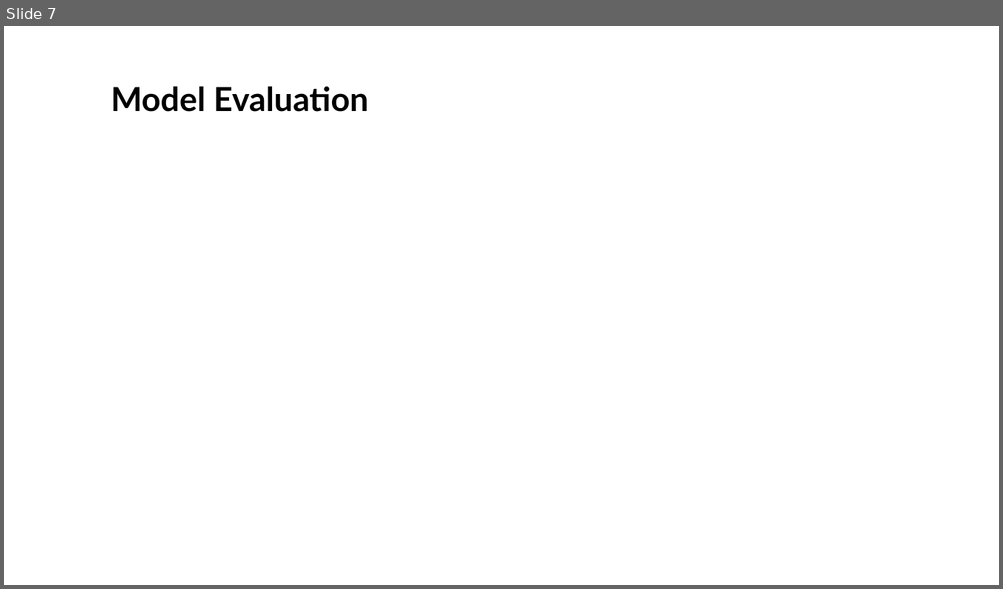
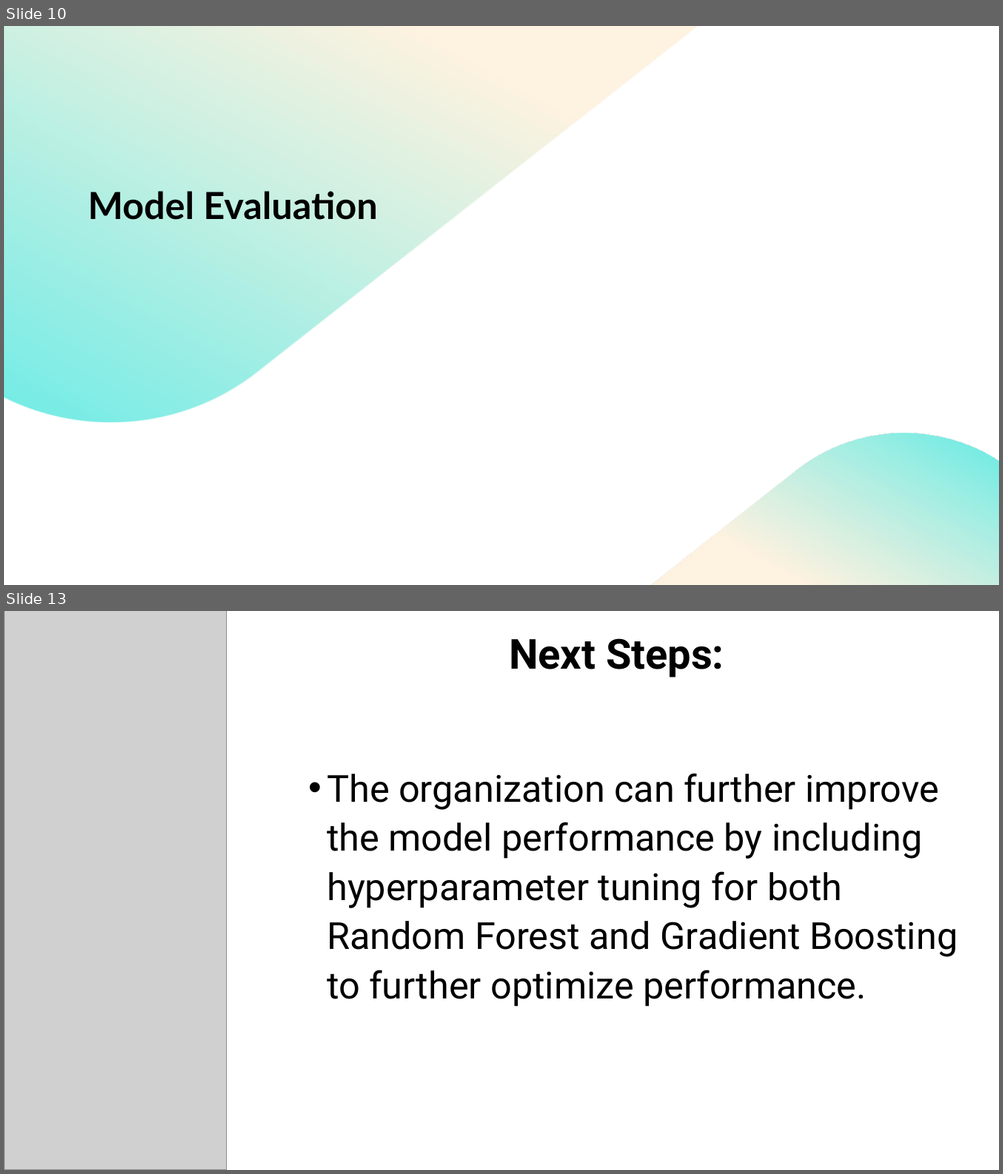
Before and after one commit to DanielKithinji/Phase-3-Data-Science-Project, a slide deck: Customer Churn rate Prediction Model for SyriaTel Company.pptx. Shown one above the other, each under a label of ours: slide 7 before the commit, slides 10 and 13 after it; the slides between them are not shown. The pictures are 1003x589 and 1003x1174 pixels, drawn with LibreOffice and Linux fonts; fonts in the diff are those of the drawing; grey boxes stand for pictures; background and template pictures are left out. Boxes give left, top, right and bottom in pixels: in the first picture for what was removed or moved away, otherwise in the second. Text is boxed around its words. In the diff, an @@ line names an element or a change of style, - is before the commit and + after.

```diff
--- a/Customer Churn rate Prediction Model for SyriaTel Company.pptx
+++ b/Customer Churn rate Prediction Model for SyriaTel Company.pptx
@@ slide 13 added at [4, 611, 999, 1170], background #FFFFFF @@
@@ picture added at [4, 611, 226, 1170] @@
@@ title added at [509, 638, 724, 678], 40 pt, text #000000, bold @@
+Next Steps:
@@ text added at [327, 773, 958, 1007], 36 pt, text #000000 @@
+• The organization can further improve the model performance by including hyperparameter tuning for both Random Forest and Gradient Boosting to further optimize performance.
@@ what was slide 7 is now slide 10 @@
@@ slide 10 changed as well @@
@@ rectangle added at [4, 26, 999, 585], fill #FFFFFF @@
@@ freeform shape added at [4, 26, 705, 424], fill gradient #FEEFD9 to #58EAE3 @@
@@ title "Model Evaluation": place and size @@
-title "Model Evaluation" at [111, 86, 368, 112]
+title "Model Evaluation" at [88, 191, 377, 220]
@@ title "Model Evaluation" at [88, 191, 377, 220]: size 32 to 36 pt; line spacing 0.9 to 1 @@
@@ freeform shape added at [477, 302, 999, 585], fill gradient #FEEFD9 to #58EAE3 @@
@@ freeform shape added at [646, 432, 999, 585], fill gradient #FEEFD9 to #58EAE3 @@
```
Also in this commit, not shown: 6 other slides changed, 6 other slides added, 3 other files.
